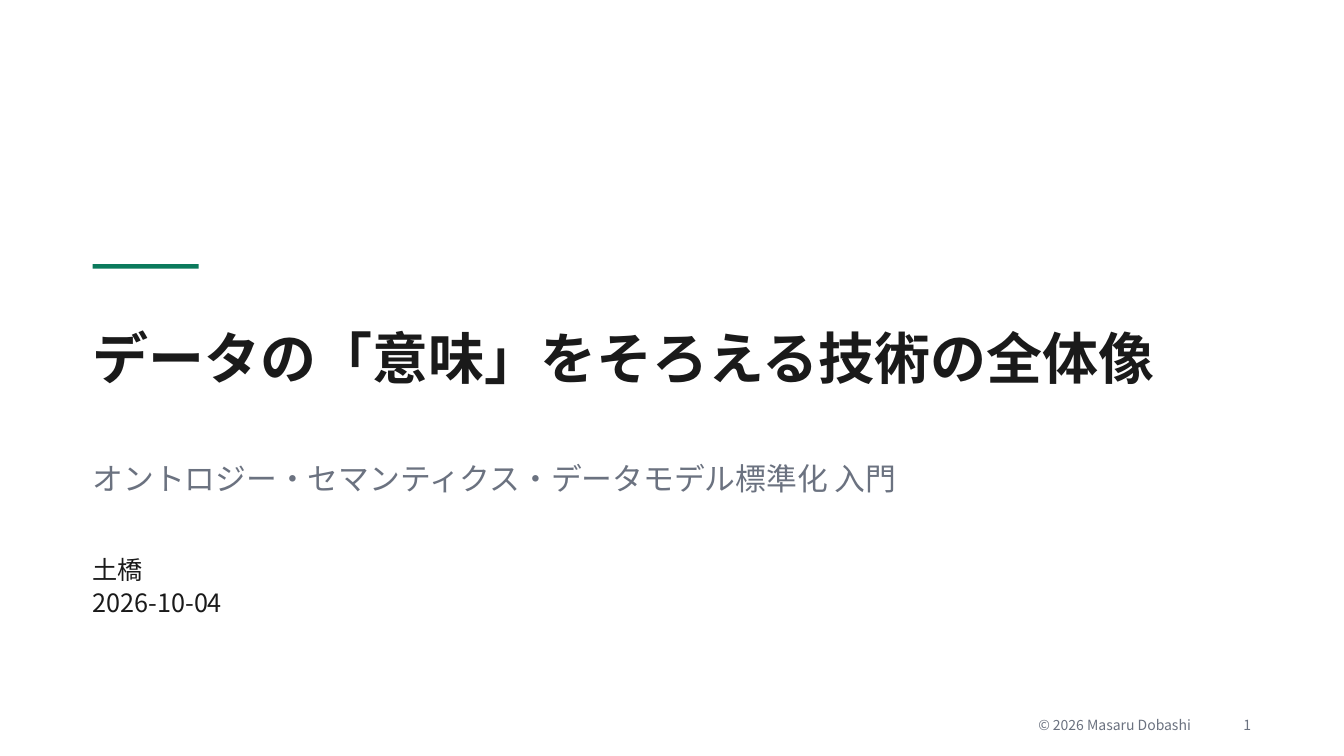
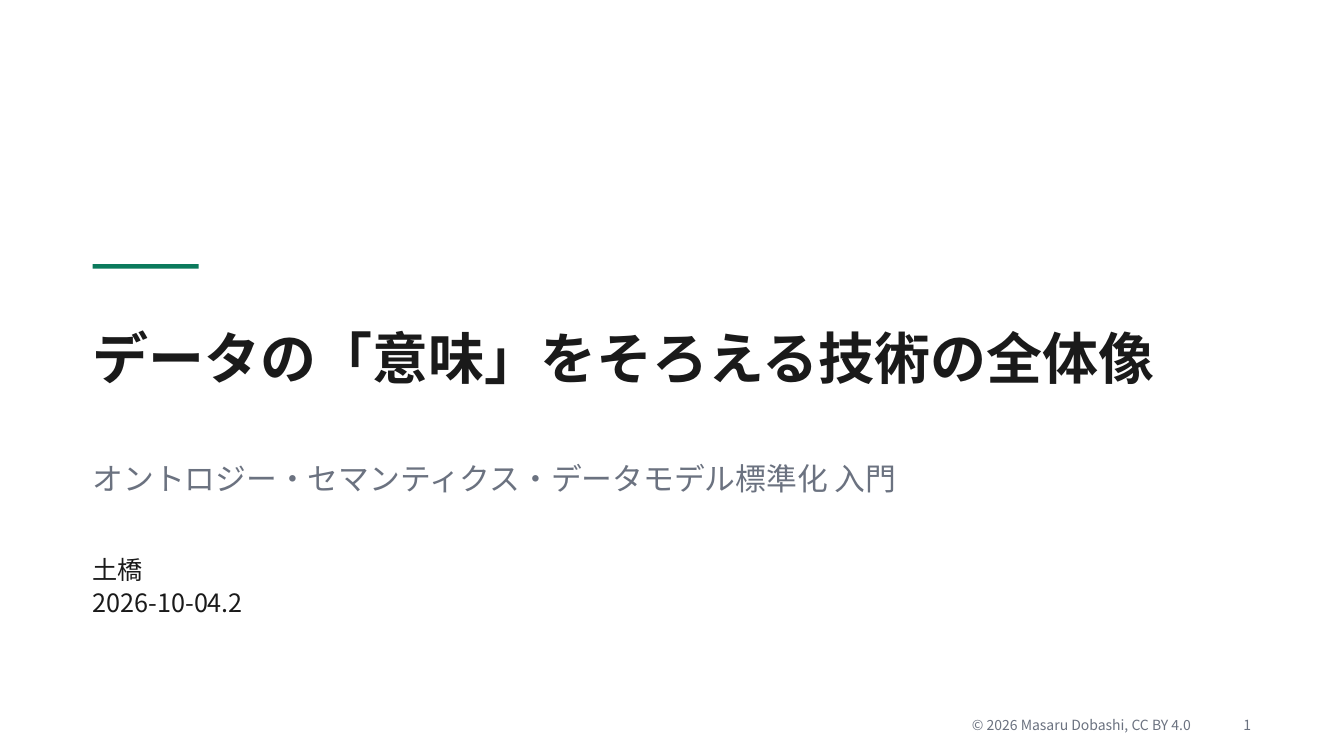
Before and after one commit to dobachi/ontology-semantics-basics, a slide deck: slide 1 of deck/ontology-semantics-intro.pptx. Drawn at 1344x756 pixels with LibreOffice and Linux fonts; fonts in the diff are those of the drawing. Boxes give left, top, right and bottom in pixels: in the first picture for what was removed or moved away, otherwise in the second. Text is boxed around its words. In the diff, an @@ line names an element or a change of style, - is before the commit and + after.

```diff
--- a/deck/ontology-semantics-intro.pptx
+++ b/deck/ontology-semantics-intro.pptx
@@ text at bbox=[93, 593, 243, 613]: text changed @@
-2026-10-04
+2026-10-04.2
@@ text at bbox=[987, 719, 1190, 733]: text changed @@
-© 2026 Masaru Dobashi
+© 2026 Masaru Dobashi, CC BY 4.0
```
Also in this commit, not shown: 47 other slides changed, 10 other files.
